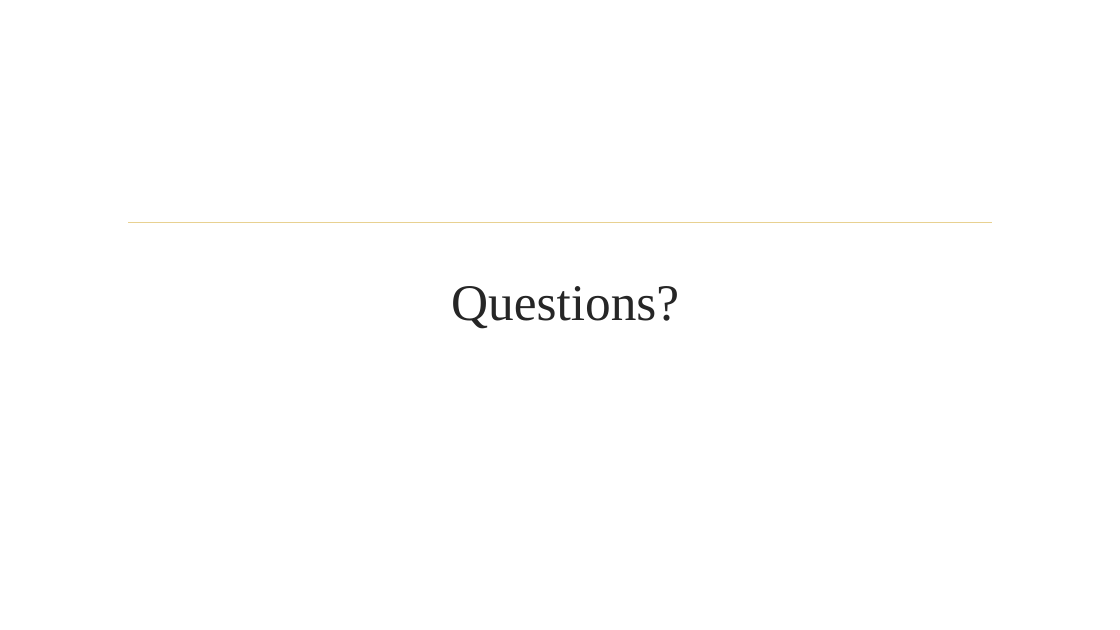
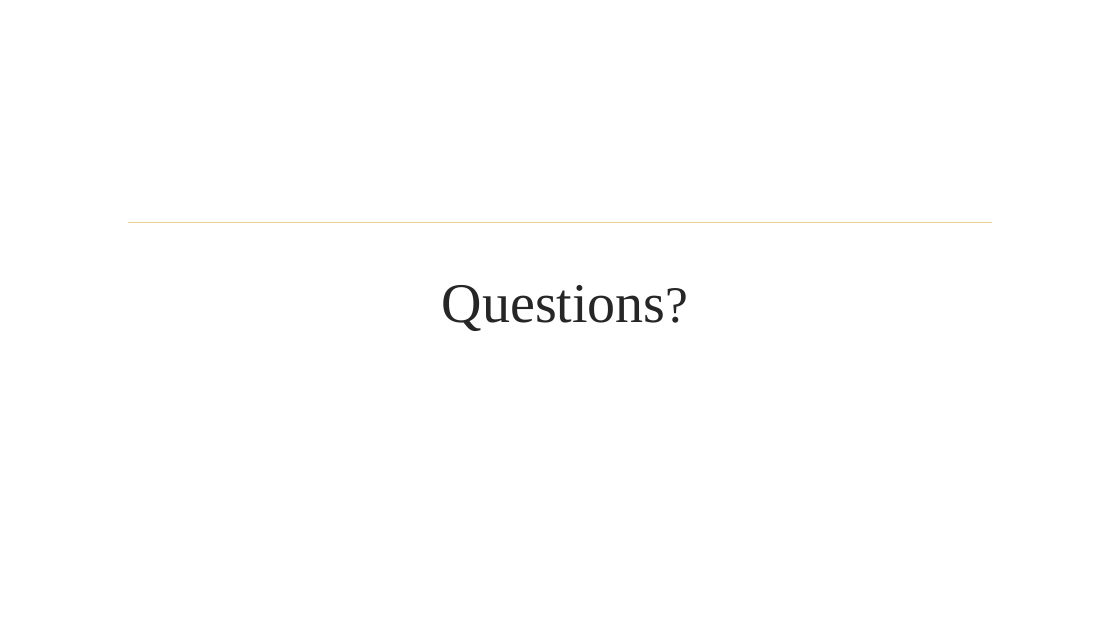
Before and after one commit to jerrelblankenship/Presentations, a slide deck: slide 11 of Xamarin/CodeMash2014/Xamarin.pptx. Drawn at 1120x630 pixels with LibreOffice and Linux fonts; fonts in the diff are those of the drawing; background and template pictures are left out. Boxes give left, top, right and bottom in pixels: in the first picture for what was removed or moved away, otherwise in the second. Text is boxed around its words. In the diff, an @@ line names an element or a change of style, - is before the commit and + after.

```diff
--- a/Xamarin/CodeMash2014/Xamarin.pptx
+++ b/Xamarin/CodeMash2014/Xamarin.pptx
@@ title "Questions?" at (442, 285, 666, 331): size 44 to 48 pt @@
```
Also in this commit, not shown: 3 other slides changed, 1 slide added.
